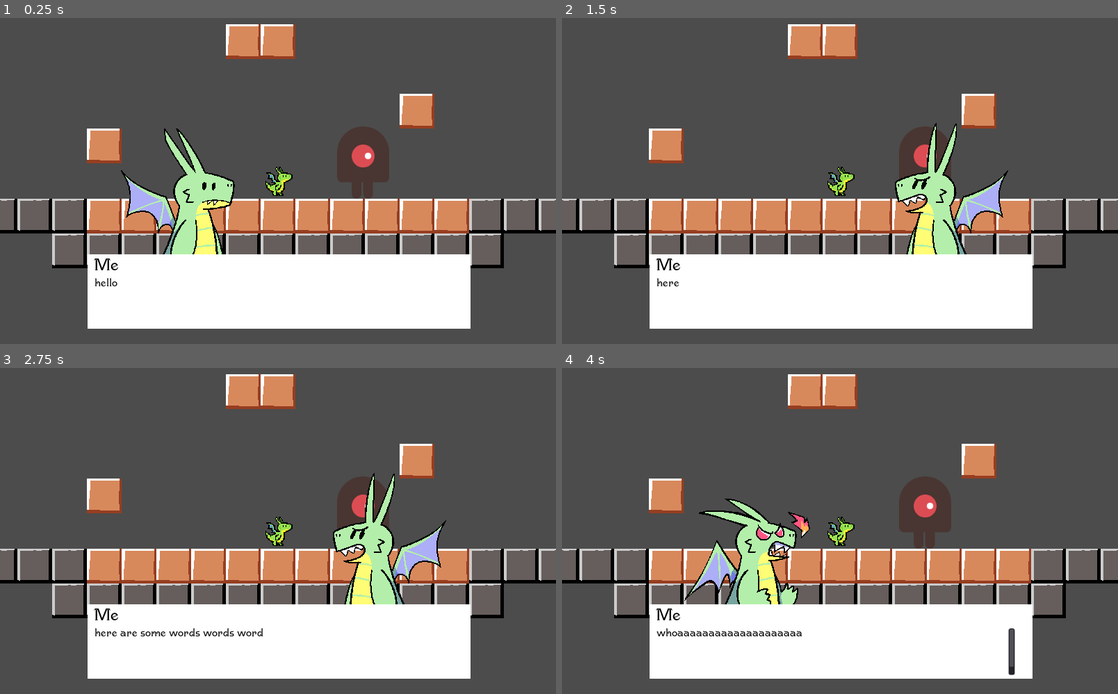
Above: before the commit, frames 1-4 (two rows, left to right).
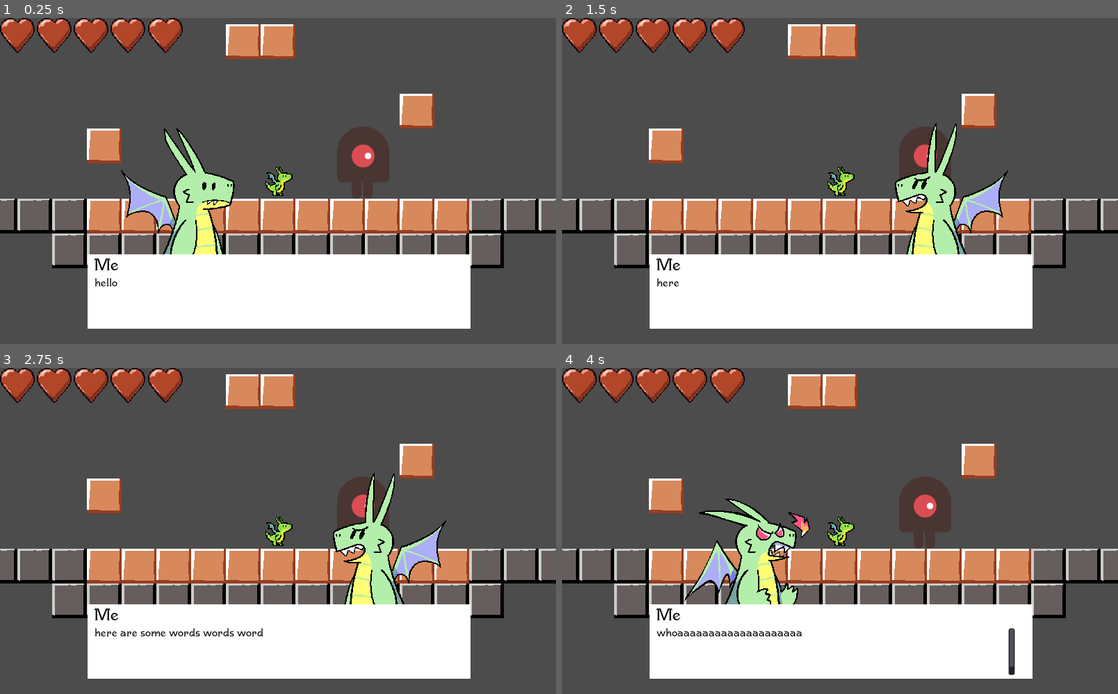
Above: after the commit, the same moments.

Repository: crawsoir/TBD-dragon-game
Game: Godot game, scene res://scenes/playground/playground_scene.tscn
Two runs of this game, one before a commit and one after it. Both use one fixed random seed, a clock stepped at 60 frames per second and the inputs below. This scene is started directly instead of the project's main scene.
Inputs (mouse positions are in pixels of both pictures, inside the frame that each line leads up to):
- Up to frame 1 (0.25 s): no input
- Up to frame 2 (1.5 s): tap Enter at 0.5 s; move the mouse to (812, 246) at 0.52 s; hold Right (move_right) from 0.53 s (still down); tap B (bag) at 0.6 s; click (812, 246) at 0.67 s; tap Z (jump) at 0.77 s; tap Space (interact) at 1.25 s; move the mouse to (1006, 229) at 1.27 s; tap X (claw_atk) at 1.35 s
- Up to frame 3 (2.75 s): tap Z (jump) at 1.52 s; tap Enter at 2 s; move the mouse to (111, 482) at 2.02 s; release Right (move_right) at 2.03 s; hold Left (move_left) from 2.03 s (still down); tap C (dash) at 2.1 s
- Up to frame 4 (4 s): keep holding Left (move_left); tap Space (interact) at 2.75, 2.85 s; move the mouse to (867, 531) at 2.77 s; click (867, 531) at 2.92 s; tap Z (jump) at 3.02, 3.77 s; tap Enter at 3.5 s; move the mouse to (756, 449) at 3.52 s; tap V (pickup) at 3.6 s

The runs differ from the first frame. In frame 1, 2.3% of the frame differs, in the area x 0-33%, y 0-11%; in frame 2, 2.3%; in frame 3, 2.3%; in frame 4, 2.3%.

Commit message:
Add health bar to the game

Diff:
--- a/TBD-dragon-game/entities/player/Player.gd
+++ b/TBD-dragon-game/entities/player/Player.gd
@@ -29,8 +29,15 @@
 	# {0: {"Name": "Peach", "count": 1}, 1: {"Name": "Cherry", "count": 1}}
 }
 
+var health_bar = preload("res://gui/health-bar/HealthBar.tscn")
+signal hp_changed
+
 func _ready(): # Prints when it enters the scene tree
-
+	health_bar = health_bar.instance()
+	health_bar.max_health = info["max_hp"]
+	health_bar.current_health = info["hit_points"]
+	self.connect("hp_changed", health_bar, "on_health_update")
+	self.add_child(health_bar)
 	print(info) # Check if info is there
 
 func _unhandled_input(_event):
@@ -83,6 +90,7 @@
 	print("Took damage!")
 	info["hit_points"] = clamp(info["hit_points"] - damage, 0, info["max_hp"])
 	print("Current Hp is ", info["hit_points"])
+	emit_signal("hp_changed", info["max_hp"], info["hit_points"])
 	if info["hit_points"] <= 0:
 		$AnimationPlayer.play("Death")
 
@@ -95,6 +103,7 @@
 	print("Healed!")
 	info["hit_points"] = clamp(info["hit_points"] + points, 0, info["max_hp"])
 	print("Hit points now at " + str(info["hit_points"]))
+	emit_signal("hp_changed", info["max_hp"], info["hit_points"])
 
 func _on_Area2D_body_entered(body):
 	if not body.get("allergy_damage") == null:
--- a/TBD-dragon-game/gui/PauseScreen.tscn
+++ b/TBD-dragon-game/gui/PauseScreen.tscn
@@ -20,6 +20,7 @@
 font_data = ExtResource( 1 )
 
 [node name="PauseScreen" type="CanvasLayer"]
+layer = 13
 script = ExtResource( 2 )
 
 [node name="ColorRect" type="ColorRect" parent="."]
@@ -46,9 +47,6 @@
 margin_right = 741.0
 margin_bottom = -32.0
 custom_constants/separation = 60
-__meta__ = {
-"_edit_use_anchors_": false
-}
 
 [node name="Resume" type="Button" parent="HBoxContainer"]
 margin_right = 88.0
--- /dev/null
+++ b/TBD-dragon-game/gui/health-bar/HealthBar.gd
@@ -0,0 +1,42 @@
+extends CanvasLayer
+
+
+var max_health = 5
+var current_health = 5
+const HEART = preload("res://gui/health-bar/Heart.tscn")
+var heart_list = []
+
+# Called upon entering the scene tree
+func _ready():
+	for i in range(max_health):
+		var new_heart = HEART.instance()
+		heart_list.append(new_heart)
+		if i+1 <= current_health:
+			new_heart.texture = new_heart.FULL
+		else:
+			new_heart.texture = new_heart.EMPTY
+		$HeartsGrid.add_child(new_heart)
+
+func refresh_hearts_gui():
+	for i in range(max_health):
+		if i+1 <= current_health:
+			heart_list[i].set_full()
+		else:
+			heart_list[i].set_empty()
+
+func on_health_update(new_max_health, new_current_health):
+	# Adjust maximum hearts if necessary
+	if new_max_health > max_health:
+		for i in range(max_health, new_max_health):
+			var new_heart = HEART.instance()
+			heart_list.append(new_heart)
+			$HeartsGrid.add_child(new_heart)
+	elif new_max_health < max_health:
+		for i in range(max_health-1, new_max_health-2, -1):
+			var cur_heart = heart_list[i]
+			heart_list.pop_back()
+			cur_heart.queue_free()
+	# Repaint Hearts
+	max_health = new_max_health
+	current_health = new_current_health
+	self.refresh_hearts_gui()
--- /dev/null
+++ b/TBD-dragon-game/gui/health-bar/HealthBar.tscn
@@ -0,0 +1,14 @@
+[gd_scene load_steps=2 format=2]
+
+[ext_resource path="res://gui/health-bar/HealthBar.gd" type="Script" id=1]
+
+[node name="HealthBar" type="CanvasLayer"]
+script = ExtResource( 1 )
+
+[node name="HeartsGrid" type="GridContainer" parent="."]
+margin_right = 1024.0
+margin_bottom = 40.0
+columns = 30
+__meta__ = {
+"_editor_description_": "Columns should equal max possible health."
+}
--- /dev/null
+++ b/TBD-dragon-game/gui/health-bar/Heart.gd
@@ -0,0 +1,15 @@
+extends TextureRect
+
+
+const EMPTY = preload("res://gui/health-bar/assets/EmptyHeart.png")
+const FULL = preload("res://gui/health-bar/assets/FullHeart.png")
+
+# Called when the node enters the scene tree for the first time.
+func _ready():
+	pass
+
+func set_full():
+	self.texture = FULL
+
+func set_empty():
+	self.texture = EMPTY
--- /dev/null
+++ b/TBD-dragon-game/gui/health-bar/Heart.tscn
@@ -0,0 +1,9 @@
+[gd_scene load_steps=2 format=2]
+
+[ext_resource path="res://gui/health-bar/Heart.gd" type="Script" id=1]
+
+[node name="Heart" type="TextureRect"]
+margin_right = 40.0
+margin_bottom = 40.0
+rect_min_size = Vector2( 32, 32 )
+script = ExtResource( 1 )
Binary file added: TBD-dragon-game/gui/health-bar/assets/EmptyHeart.png
Not shown, added: TBD-dragon-game/gui/health-bar/assets/EmptyHeart.png.import
Binary file added: TBD-dragon-game/gui/health-bar/assets/FullHeart.png
Not shown, added: TBD-dragon-game/gui/health-bar/assets/FullHeart.png.import
